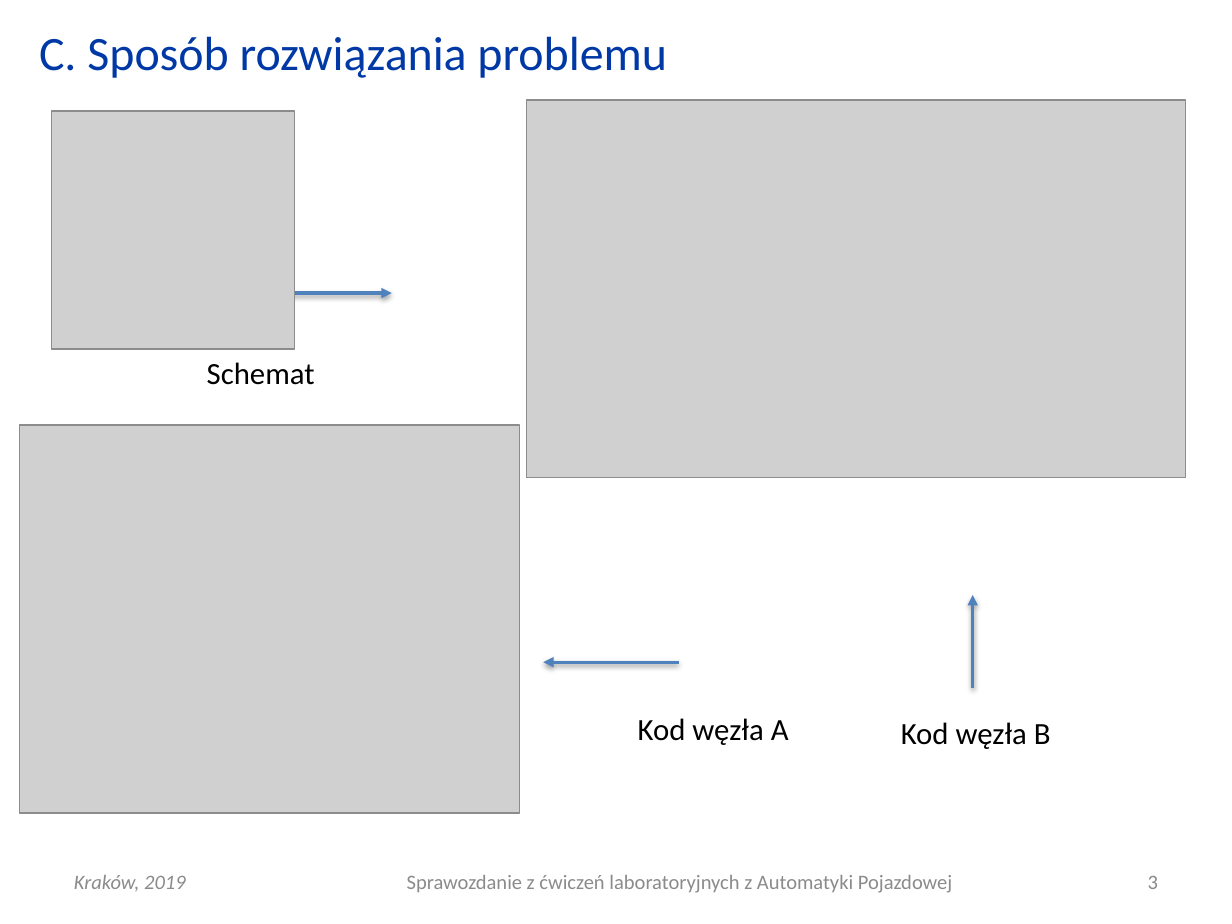
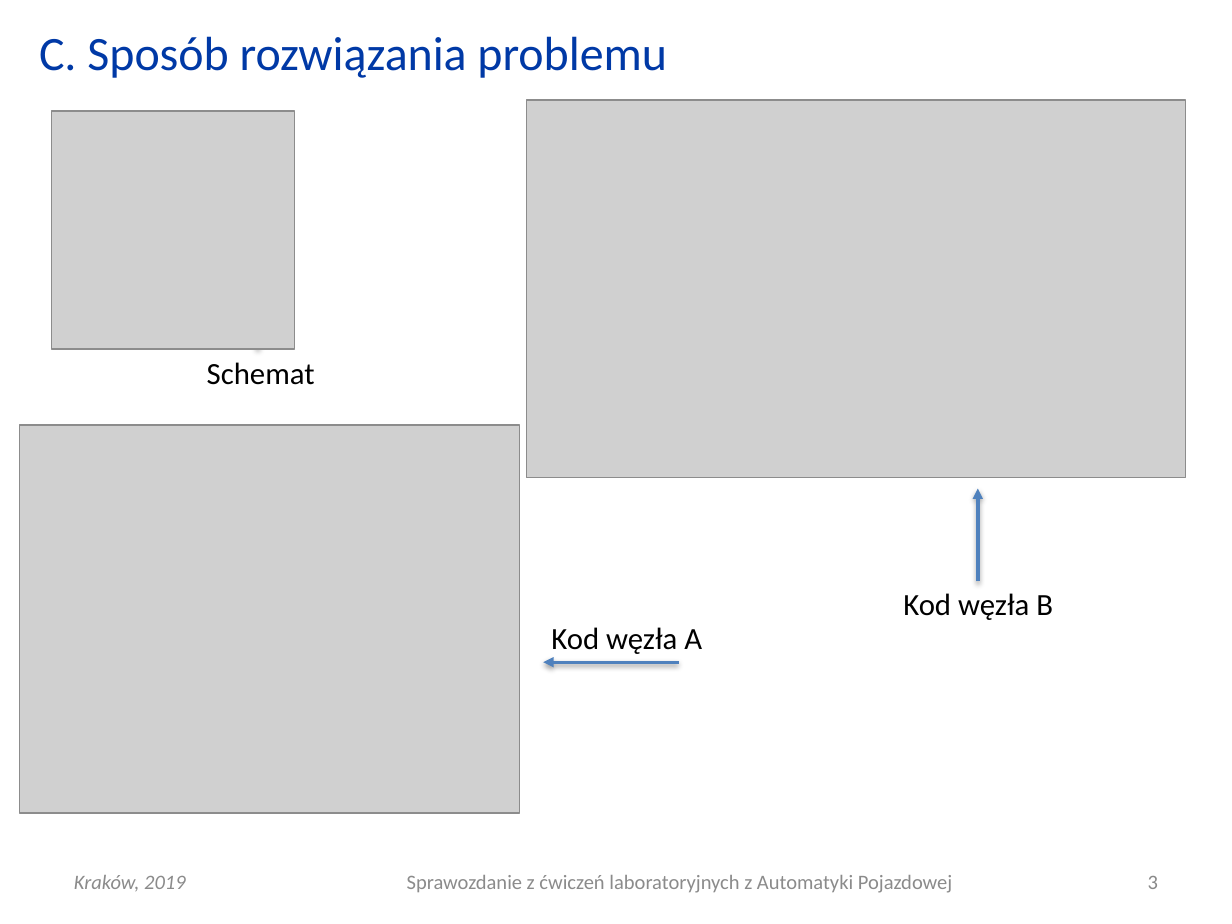
Before and after one commit to Katarzyna-W/AP, a slide deck: slide 3 of Lab5_dane/AP_L05_20190327_0800_G01.pptx. Drawn at 1232x924 pixels with LibreOffice and Linux fonts; fonts in the diff are those of the drawing; grey boxes stand for pictures. Boxes give left, top, right and bottom in pixels: in the first picture for what was removed or moved away, otherwise in the second. Text is boxed around its words. In the diff, an @@ line names an element or a change of style, - is before the commit and + after.

```diff
--- a/Lab5_dane/AP_L05_20190327_0800_G01.pptx
+++ b/Lab5_dane/AP_L05_20190327_0800_G01.pptx
@@ arrow moved from (286, 293) - (392, 293) to (257, 349) - (259, 310) @@
@@ arrow moved from (973, 687) - (973, 595) to (978, 582) - (978, 489) @@
@@ text "Kod węzła B": place and size @@
-text "Kod węzła B" at <box>901,722,1051,749</box>
+text "Kod węzła B" at <box>903,593,1053,620</box>
@@ text "Kod węzła A": place and size @@
-text "Kod węzła A" at <box>638,718,789,745</box>
+text "Kod węzła A" at <box>551,627,702,654</box>
```
Also in this commit, not shown: 2 other slides changed.
